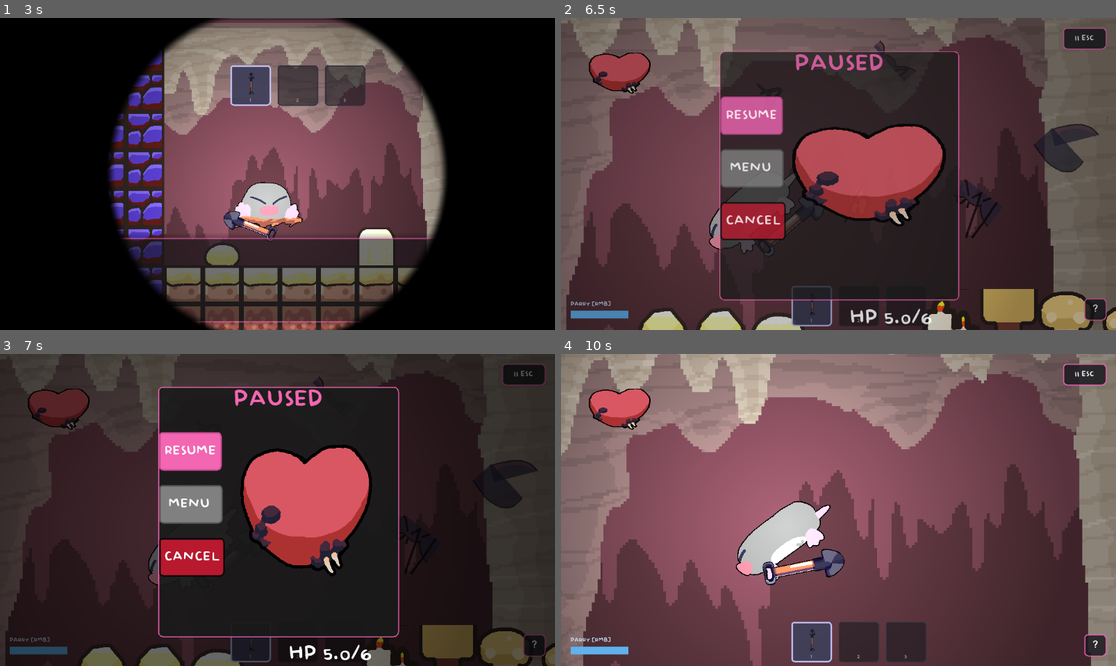
Above: before the commit, frames 1-4 (two rows, left to right).
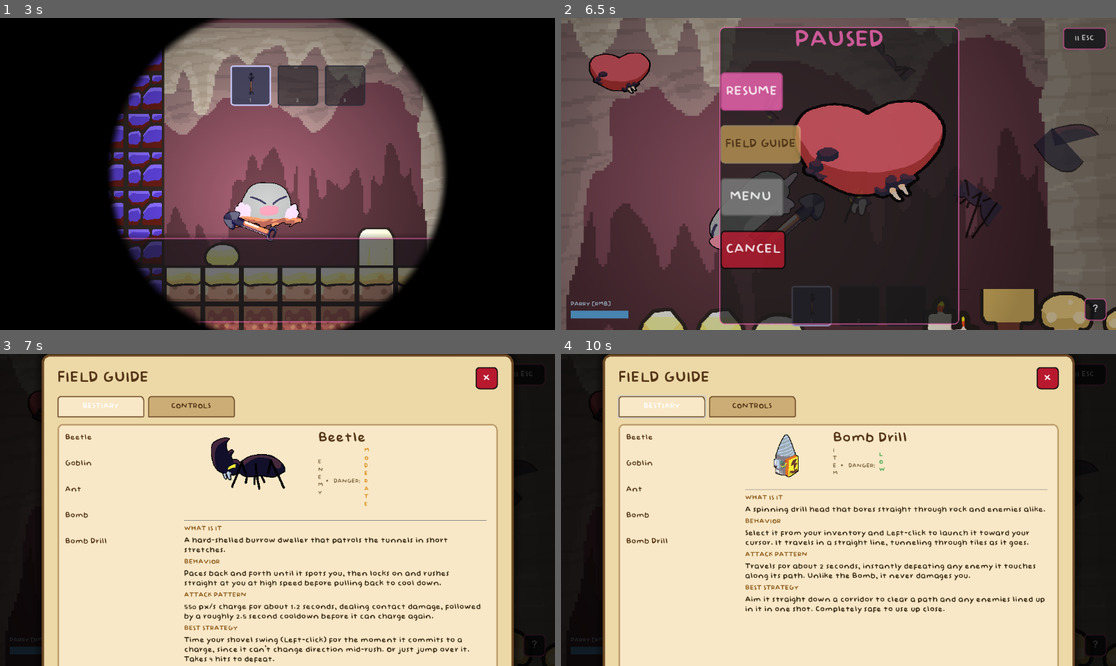
Above: after the commit, the same moments.

Repository: Geofoods/Holy-Moly
Game: Godot game, scene res://scenes/intro.tscn
Two runs of this game, one before a commit and one after it. Both use one fixed random seed, a clock stepped at 60 frames per second and the inputs below. The engine's default icon, where the game draws it, is replaced by a stand-in: a white triangle on a blue panel in a dark square.
Inputs (mouse positions are in pixels of both pictures, inside the frame that each line leads up to):
- Up to frame 1 (3 s): tap Enter (ui_accept) at 0.5, 0.77, 1.52 s; move the mouse to (399, 158) at 0.52 s; hold Right (ui_right) 0.53-1.28 s; tap E at 0.6 s; click (399, 158) at 0.67 s; move the mouse to (166, 189) at 1.27 s; hold Left (ui_left) 1.28-2 s; tap Shift at 1.35 s; click "TUTORIAL" at 2 s; click "PLAY" at 2.75 s
- Up to frame 2 (6.5 s): click "NEXT ▸" at 3.5 s; move the mouse to (894, 105) at 4.27 s; hold Right (ui_right) 4.28-5.03 s; tap E at 4.35 s; move the mouse to (810, 236) at 5.02 s; hold W 5.03-5.78 s; tap Shift (dig_dash) at 5.1 s; click (810, 236) at 5.17 s; tap Enter (ui_accept) at 5.27, 6.02 s; move the mouse to (1005, 220) at 5.77 s; hold Left (ui_left) from 5.78 s (still down); click (1005, 220) at 5.85 s; tap Escape at 6.4 s
- Up to frame 3 (7 s): release Left (ui_left) at 6.5 s; click (199, 478) at 6.5 s, where only the run after the commit has a clickable "FIELD GUIDE"
- Up to frame 4 (10 s): click (677, 541) at 7.25 s, where only the run after the commit has a clickable "Bomb Drill"; click "RESUME" at 8 s; tap Enter (ui_accept) at 8.75, 9.02, 9.5 s; move the mouse to (672, 463) at 8.77 s; hold Left (ui_left) from 8.78 s (still down); tap E at 8.85 s; move the mouse to (866, 510) at 9.52 s; tap Shift (dig_dash) at 9.6 s; click (866, 510) at 9.67 s

Frame 1 is identical in both runs. In frame 2, 19% of the frame differs, in the area x 28-72%, y 2-99%; in frame 3, 97%; in frame 4, 100%, in the area x 0-100%, y 0-100%.

Commit message:
some more changes
d

Diff:
--- a/scenes/pause_menu.tscn
+++ b/scenes/pause_menu.tscn
@@ -90,6 +90,30 @@
 corner_radius_bottom_right = 8
 corner_radius_bottom_left = 8
 
+[sub_resource type="StyleBoxFlat" id="StyleBoxFlat_fieldguidebutton"]
+bg_color = Color(0.72, 0.58, 0.32, 1)
+border_width_left = 3
+border_width_top = 3
+border_width_right = 3
+border_width_bottom = 3
+border_color = Color(0.95, 0.85, 0.6, 0.6)
+corner_radius_top_left = 8
+corner_radius_top_right = 8
+corner_radius_bottom_right = 8
+corner_radius_bottom_left = 8
+
+[sub_resource type="StyleBoxFlat" id="StyleBoxFlat_fieldguidebutton_hover"]
+bg_color = Color(0.85, 0.7, 0.4, 1)
+border_width_left = 3
+border_width_top = 3
+border_width_right = 3
+border_width_bottom = 3
+border_color = Color(1.0, 0.92, 0.7, 0.9)
+corner_radius_top_left = 8
+corner_radius_top_right = 8
+corner_radius_bottom_right = 8
+corner_radius_bottom_left = 8
+
 [node name="PauseMenu" type="CanvasLayer" unique_id=1329127324]
 layer = 2
 script = ExtResource("1_pause")
@@ -112,7 +136,7 @@
 grow_vertical = 2
 
 [node name="PausePanel" type="PanelContainer" parent="CenterContainer" unique_id=1329555518]
-custom_minimum_size = Vector2(500, 520)
+custom_minimum_size = Vector2(500, 620)
 layout_mode = 2
 theme_override_styles/panel = SubResource("StyleBoxFlat_pausebg")
 
@@ -152,6 +176,20 @@
 theme_override_styles/focus = SubResource("StyleBoxFlat_resumebutton_hover")
 text = " RESUME "
 
+[node name="FieldGuideButton" type="Button" parent="CenterContainer/PausePanel/VBoxContainer/ButtonContainer"]
+custom_minimum_size = Vector2(0, 80)
+layout_mode = 2
+size_flags_horizontal = 2
+theme_override_colors/font_color = Color(0.25, 0.15, 0.05, 1)
+theme_override_colors/font_outline_color = Color(0, 0, 0, 1)
+theme_override_fonts/font = ExtResource("2_myx47")
+theme_override_font_sizes/font_size = 28
+theme_override_styles/normal = SubResource("StyleBoxFlat_fieldguidebutton")
+theme_override_styles/pressed = SubResource("StyleBoxFlat_fieldguidebutton_hover")
+theme_override_styles/hover = SubResource("StyleBoxFlat_fieldguidebutton_hover")
+theme_override_styles/focus = SubResource("StyleBoxFlat_fieldguidebutton_hover")
+text = " FIELD GUIDE "
+
 [node name="MainMenuButton" type="Button" parent="CenterContainer/PausePanel/VBoxContainer/ButtonContainer" unique_id=726517987]
 custom_minimum_size = Vector2(0, 80)
 layout_mode = 2
@@ -191,5 +229,6 @@
 script = ExtResource("4_7l7mv")
 
 [connection signal="pressed" from="CenterContainer/PausePanel/VBoxContainer/ButtonContainer/ResumeButton" to="." method="_on_resume_pressed"]
+[connection signal="pressed" from="CenterContainer/PausePanel/VBoxContainer/ButtonContainer/FieldGuideButton" to="." method="_on_field_guide_pressed"]
 [connection signal="pressed" from="CenterContainer/PausePanel/VBoxContainer/ButtonContainer/MainMenuButton" to="." method="_on_main_menu_pressed"]
 [connection signal="pressed" from="CenterContainer/PausePanel/VBoxContainer/ButtonContainer/CancelButton" to="." method="_on_cancel_pressed"]
--- a/scenes/tutorial.tscn
+++ b/scenes/tutorial.tscn
@@ -15,9 +15,6 @@
 [ext_resource type="PackedScene" path="res://scenes/info_popup.tscn" id="info_popup_res"]
 [ext_resource type="PackedScene" uid="uid://u77s8ew4xenh" path="res://scenes/beetleenemy.tscn" id="20_beetle"]
 [ext_resource type="PackedScene" uid="uid://k06dbe7sq1ph" path="res://scenes/goblinenemy.tscn" id="21_goblin"]
-[ext_resource type="PackedScene" path="res://scenes/bat_enemy.tscn" id="22_bat"]
-[ext_resource type="PackedScene" path="res://scenes/worm_enemy.tscn" id="23_worm"]
-[ext_resource type="PackedScene" path="res://scenes/mushroom_enemy.tscn" id="24_mushroom"]
 
 [sub_resource type="TileSetAtlasSource" id="TileSetAtlasSource_choun"]
 texture = ExtResource("10_tileset")
@@ -209,36 +206,6 @@
 [node name="CollisionShape2D" type="CollisionShape2D" parent="GoblinTrigger"]
 shape = SubResource("RectangleShape2D_enemytrigger")
 
-[node name="BatEnemy" parent="." instance=ExtResource("22_bat")]
-position = Vector2(8960, -116)
-
-[node name="BatTrigger" type="Area2D" parent="."]
-position = Vector2(9440, -200)
-collision_layer = 0
-
-[node name="CollisionShape2D" type="CollisionShape2D" parent="BatTrigger"]
-shape = SubResource("RectangleShape2D_enemytrigger")
-
-[node name="WormEnemy" parent="." instance=ExtResource("23_worm")]
-position = Vector2(10160, -116)
-
-[node name="WormTrigger" type="Area2D" parent="."]
-position = Vector2(10640, -200)
-collision_layer = 0
-
-[node name="CollisionShape2D" type="CollisionShape2D" parent="WormTrigger"]
-shape = SubResource("RectangleShape2D_enemytrigger")
-
-[node name="MushroomCaster" parent="." instance=ExtResource("24_mushroom")]
-position = Vector2(11440, -116)
-
-[node name="MushroomTrigger" type="Area2D" parent="."]
-position = Vector2(12080, -200)
-collision_layer = 0
-
-[node name="CollisionShape2D" type="CollisionShape2D" parent="MushroomTrigger"]
-shape = SubResource("RectangleShape2D_enemytrigger")
-
 [node name="BombWallTrigger" type="Area2D" parent="."]
 position = Vector2(12800, -200)
 collision_layer = 0
--- a/scripts/bestiary_data.gd
+++ b/scripts/bestiary_data.gd
@@ -42,45 +42,6 @@
 		"strategy": "The weakest enemy in the burrow. A couple of shovel swings (3 hits) puts it down, or just outrun it.",
 	},
 	{
-		"id": "bat",
-		"name": "Bat",
-		"icon": "",
-		"icon_region": Rect2(),
-		"icon_color": Color(0.35, 0.3, 0.45, 1),
-		"category": "Enemy",
-		"danger_level": 2,
-		"description": "A jittery flyer that drifts overhead on a lazy wave pattern until it notices you.",
-		"behavior": "Bobs up and down while patrolling in the air, then dives straight at you once you're close enough.",
-		"attack_pattern": "250 px/s dive that deals contact damage. No gravity while airborne, so it can come from above.",
-		"strategy": "It only takes one shovel hit to drop, so a single well-timed swing ends the fight.",
-	},
-	{
-		"id": "worm",
-		"name": "Worm",
-		"icon": "",
-		"icon_region": Rect2(),
-		"icon_color": Color(0.55, 0.2, 0.2, 1),
-		"category": "Hazard",
-		"danger_level": 3,
-		"description": "A buried mine that looks harmless until you get close.",
-		"behavior": "Sits still until you step near it, then arms itself and flashes red as its fuse counts down.",
-		"attack_pattern": "About 1.5 seconds after arming, it detonates for 2 damage in a 200px radius.",
-		"strategy": "Pop it from a distance with a shovel swing or the Drill before it finishes arming, or just keep moving once you see it flash.",
-	},
-	{
-		"id": "mushroom_caster",
-		"name": "Mushroom Caster",
-		"icon": "",
-		"icon_region": Rect2(),
-		"icon_color": Color(0.55, 0.35, 0.15, 1),
-		"category": "Enemy",
-		"danger_level": 3,
-		"description": "A stationary spellcaster that lobs exploding mushrooms at anything in view.",
-		"behavior": "Stays in place and tracks you as long as you're visible, throwing every few seconds.",
-		"attack_pattern": "Lobs an exploding mushroom that deals 2 damage in a 200px radius on impact, and can even destroy nearby tiles.",
-		"strategy": "Close the distance quickly or take cover behind terrain to break its line of sight, then finish it with your shovel. Takes 4 hits to defeat.",
-	},
-	{
 		"id": "bomb",
 		"name": "Bomb",
 		"icon": "res://scenes/bomb.webp",
@@ -94,7 +55,7 @@
 	},
 	{
 		"id": "drill",
-		"name": "Drill",
+		"name": "Bomb Drill",
 		"icon": "res://drill.webp",
 		"icon_region": Rect2(),
 		"category": "Item",
--- a/scripts/pause_menu.gd
+++ b/scripts/pause_menu.gd
@@ -64,6 +64,7 @@
 
 	var button_container = $CenterContainer/PausePanel/VBoxContainer/ButtonContainer
 	button_container.get_node("ResumeButton").disabled = not enabled
+	button_container.get_node("FieldGuideButton").disabled = not enabled
 	button_container.get_node("MainMenuButton").disabled = not enabled
 	button_container.get_node("CancelButton").disabled = not enabled
 
@@ -84,6 +85,11 @@
 func _on_resume_pressed() -> void:
 	toggle_pause()
 
+func _on_field_guide_pressed() -> void:
+	var info_popup = get_parent().get_node_or_null("InfoPopup")
+	if info_popup:
+		info_popup.open()
+
 func _on_main_menu_pressed() -> void:
 	get_tree().paused = false
 	get_tree().change_scene_to_file("res://scenes/intro.tscn")
--- a/scripts/tutorial_manager.gd
+++ b/scripts/tutorial_manager.gd
@@ -70,24 +70,6 @@
 			"kind": "trigger",
 			"node": "GoblinTrigger",
 			"checkpoint": Vector2(7300, -116),
-		},
-		{
-			"text": "A Bat! It drifts overhead until it dives at you. One shovel hit is all it takes to drop it.",
-			"kind": "trigger",
-			"node": "BatTrigger",
-			"checkpoint": Vector2(8500, -116),
-		},
-		{
-			"text": "Careful, a Worm! It's a buried mine that arms itself and flashes red when you get close, then explodes. Pop it from a distance or keep moving once you see it flash.",
-			"kind": "trigger",
-			"node": "WormTrigger",
-			"checkpoint": Vector2(9700, -116),
-		},
-		{
-			"text": "A Mushroom Caster! It stays put and lobs exploding mushrooms at anything it can see. Close the distance and finish it with your shovel.",
-			"kind": "trigger",
-			"node": "MushroomTrigger",
-			"checkpoint": Vector2(10900, -116),
 		},
 		{
 			"text": "You've got a Bomb! Press its number key to select it, then Left-click to throw it at that wall and blast your way through.",
